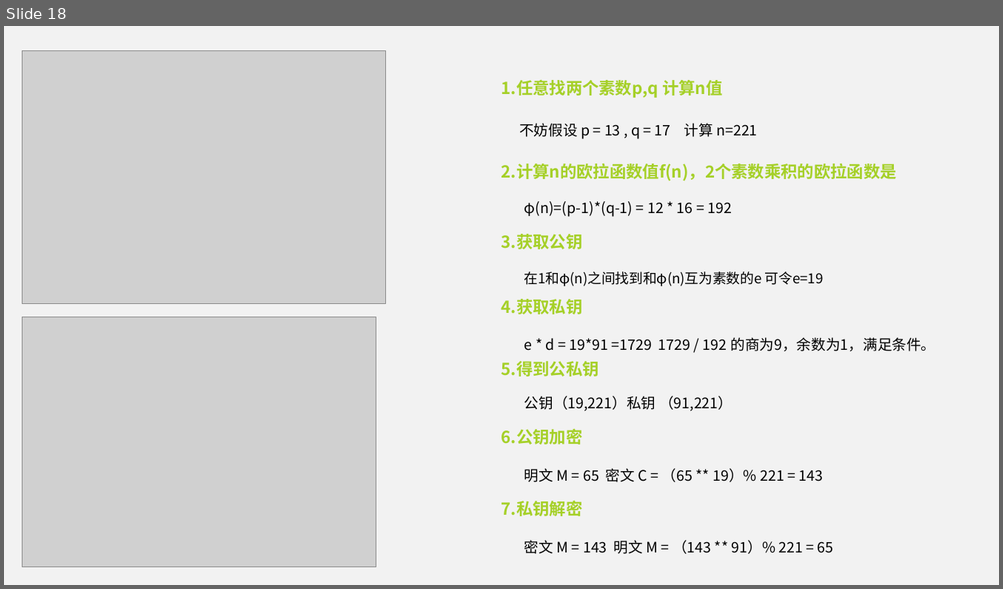
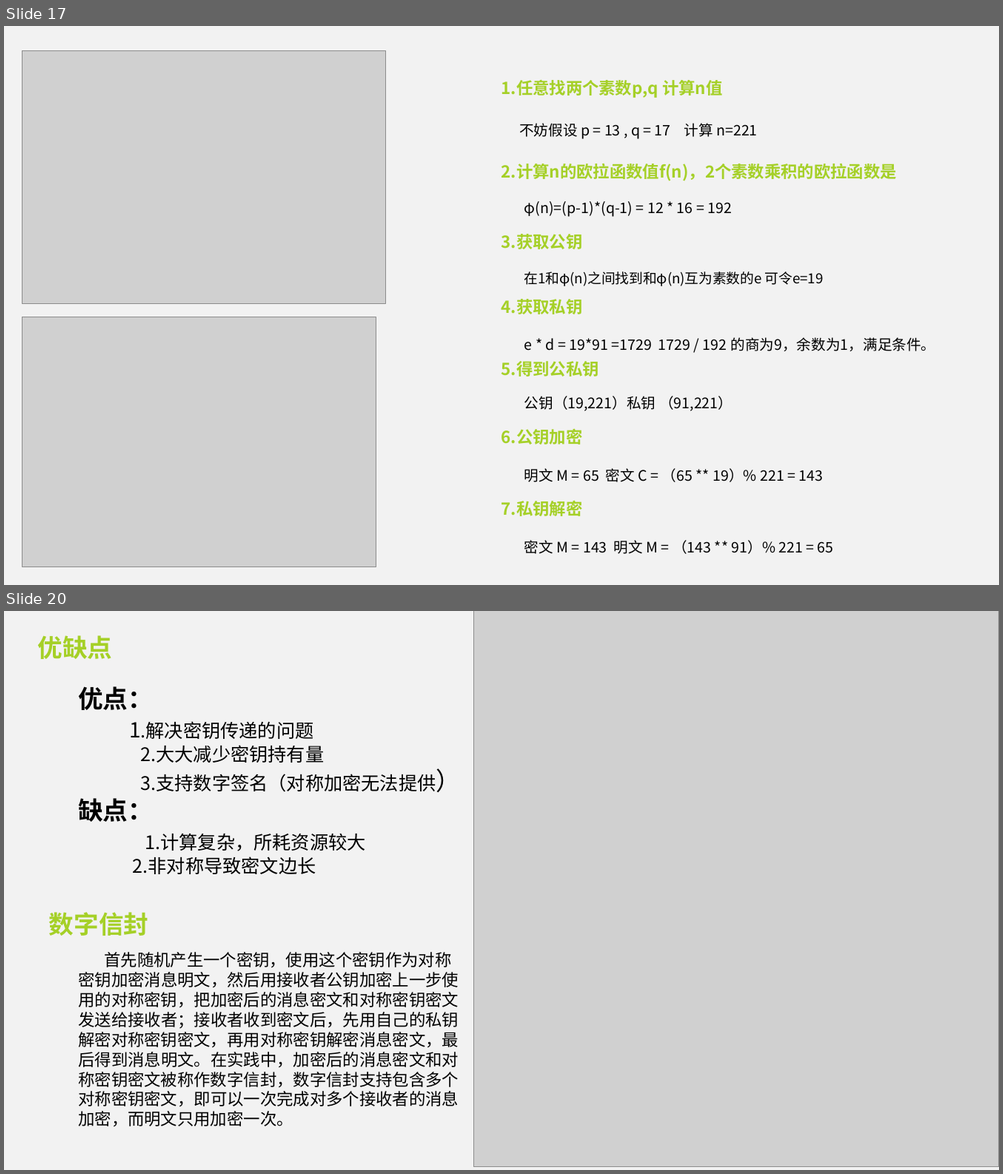
Before and after one commit to mikemikemao/c-11, a slide deck: encryption.pptx. Shown one above the other, each under a label of ours: slide 18 before the commit, slides 17 and 20 after it; the slides between them are not shown. The pictures are 1003x589 and 1003x1174 pixels, drawn with LibreOffice and Linux fonts; fonts in the diff are those of the drawing; grey boxes stand for pictures. Boxes give left, top, right and bottom in pixels: in the first picture for what was removed or moved away, otherwise in the second. Text is boxed around its words. In the diff, an @@ line names an element or a change of style, - is before the commit and + after.

Commit message:
初步完成加密ppt

```diff
--- a/encryption.pptx
+++ b/encryption.pptx
@@ slide 20 added at [4, 611, 999, 1170], background #F2F2F2 @@
@@ picture added at [473, 611, 999, 1167] @@
@@ text added at [37, 635, 112, 659], 24 pt, text #A5D027, bold @@
+优缺点
@@ text added at [78, 686, 435, 874], 18 pt, text #000000 @@
+优点：
+1.解决密钥传递的问题
+2.大大减少密钥持有量
+3.支持数字签名（对称加密无法提供）
+缺点：
+1.计算复杂，所耗资源较大
+2.非对称导致密文边长
@@ text added at [49, 912, 148, 936], 24 pt, text #A5D027, bold @@
+数字信封
@@ text added at [78, 952, 458, 1128], 16 pt, text #000000 @@
+首先随机产生一个密钥，使用这个密钥作为对称密钥加密消息明文，然后用接收者公钥加密上一步使用的对称密钥，把加密后的消息密文和对称密钥密文发送给接收者；接收者收到密文后，先用自己的私钥解密对称密钥密文，再用对称密钥解密消息密文，最后得到消息明文。在实践中，加密后的消息密文和对称密钥密文被称作数字信封，数字信封支持包含多个对称密钥密文，即可以一次完成对多个接收者的消息加密，而明文只用加密一次。
@@ what was slide 18 is now slide 17 @@
```
Also in this commit, not shown: 8 slides changed, 13 other slides added, 7 slides removed.
